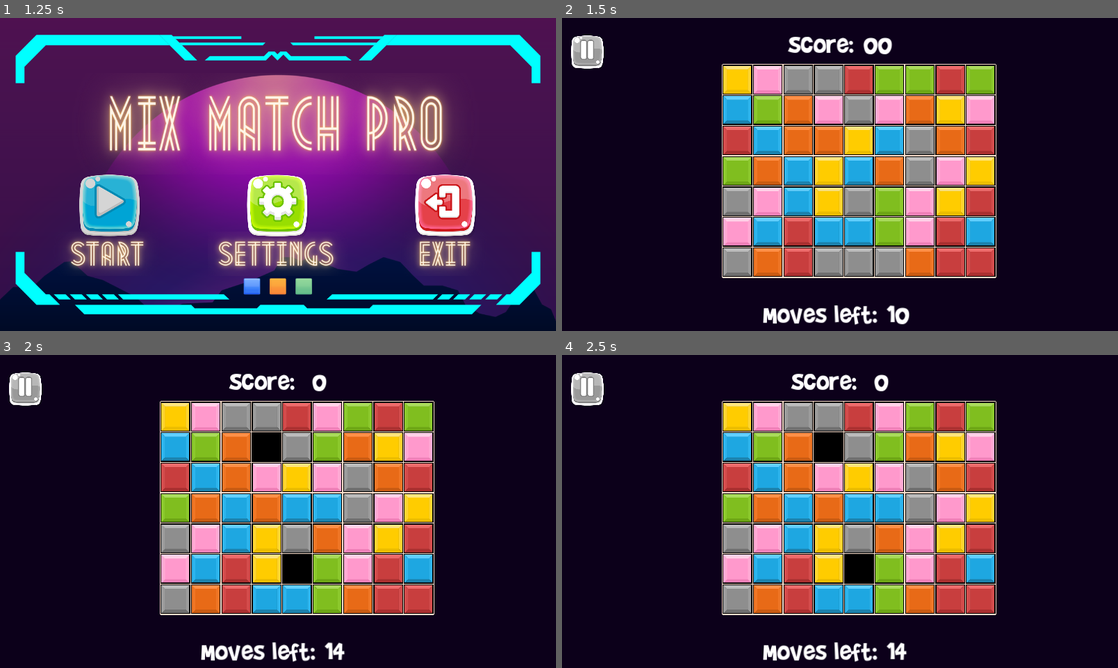
Above: before the commit, frames 1-4 (two rows, left to right).
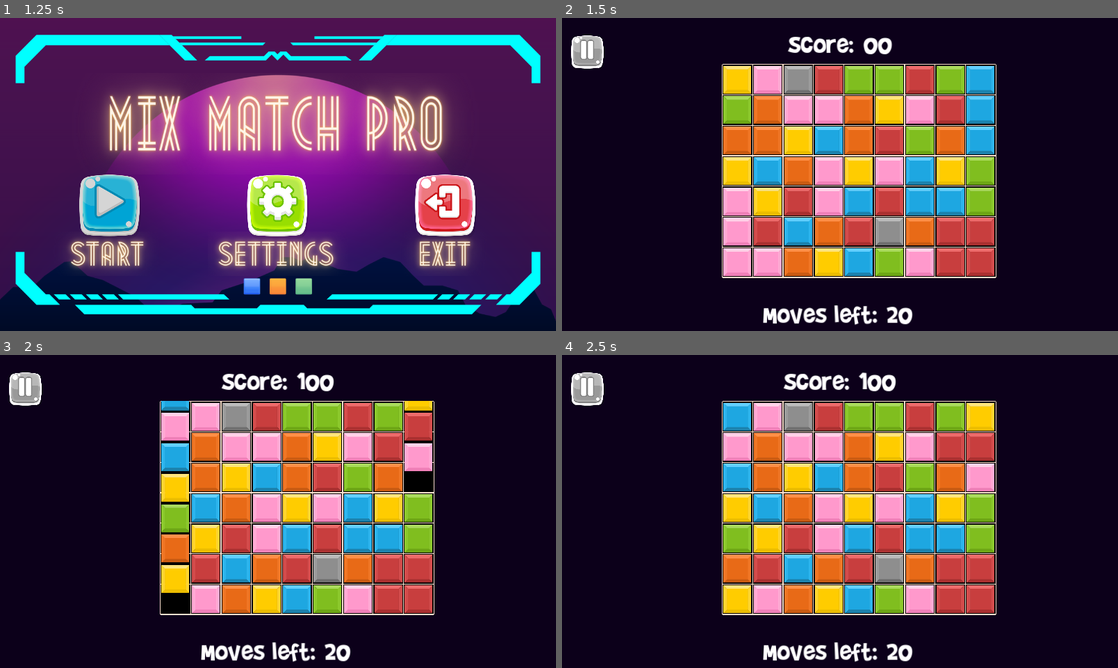
Above: after the commit, the same moments.

Repository: bonsaipropaganda/match-3-with-a-twist
Game: Godot game, scene res://Content/main.tscn
The game is run twice, just before and just after one commit, with the same random seed, the same clock (stepped at 60 frames per second) and the same inputs. The engine's default icon, where the game draws it, is replaced by a stand-in: a white triangle on a blue panel in a dark square.
Inputs (mouse positions are in pixels of both pictures, inside the frame that each line leads up to):
- Up to frame 1 (1.25 s): click (111, 205) at 0.5 s
- Up to frame 2 (1.5 s): click (673, 205) at 1.25 s
- Up to frame 3 (2 s): no input
- Up to frame 4 (2.5 s): move the mouse to (739, 417) at 2.02 s; press the mouse at (739, 417) at 2.03 s

Frame 1 is identical in both runs. In frame 2, 24% of the frame differs, in the area x 29-78%, y 15-98%; in frame 3, 25%; in frame 4, 25%, in the area x 29-78%, y 5-98%.

Commit message:
updated main point/move system
- grey tiles are less common
- only grey tiles give you more moves
- everything else gives you points

enjoy :)

Diff:
--- a/Content/Grid/grid.gd
+++ b/Content/Grid/grid.gd
@@ -36,11 +36,11 @@
 
 
 # Move count stuff
-var move_left: int = 10:
+@export var move_left: int = 10:
 	set(value):
 		move_left = value
 		move_left_changed.emit(value)
-		if value < 0: # if you hit LESS than zero then game over
+		if value <= 0: # if you hit LESS than zero then game over
 			# TODO: game over should be at the end of the grid update (when nothing moves anymore)
 			game_over.emit()
 
@@ -101,9 +101,9 @@
 
 	# Handle matches
 	var matches = []
+	var grey_matche_success = false # checks if a grey match happened
 	if is_board_settled():
 		matches = get_matches()
-
 		# Remove tiles from the board
 		for i in matches: # [tile_type, x, y]
 			var x = i[1]
@@ -112,11 +112,16 @@
 				grid[y][x].queue_free()
 				grid[y][x] = null
 
+			# get the grey tile type # 6
+			if i[0] == 6: # tile type grey
+				grey_matche_success = true
+
 		# Reward the player for matches
 		if matches != []:
 			prevoius_swaps = []
 
-		add_moves(matches.size())
+
+		add_moves(grey_matche_success)
 		add_score(matches.size())
 		play_sfx(matches.size())
 
@@ -343,20 +348,21 @@
 
 
 # basically add more moves depending on the match size
-func add_moves(tiles_matched):
-	if tiles_matched >= 6:
-		move_left += 4
+func add_moves(grey_match_success):
+	if grey_match_success == true:
+		move_left += 2
+		grey_match_success = false
 
 
 func add_score(tiles_matched):
 	if tiles_matched == 3:
+		score += 25
+	elif tiles_matched == 4:
 		score += 40
-	elif tiles_matched == 4:
-		score += 60
 	elif tiles_matched == 5:
 		score += 80
 	elif tiles_matched >= 6:
-		score += 0
+		score += 100
 
 func play_sfx(tiles_matched):
 	if tiles_matched >= 3:
--- a/Content/Tile/tile.gd
+++ b/Content/Tile/tile.gd
@@ -70,6 +70,8 @@
 
 
 	tile_type = randi() % TileType.size() as TileType
+	if tile_type == 6: # decreases chances of getting grey tile type
+		tile_type = randi() % TileType.size() as TileType
 	sprite2D = $Sprite2D
 	sprite2D.texture = tile_images[tile_type]
 
--- a/Content/game_scene.tscn
+++ b/Content/game_scene.tscn
@@ -11,6 +11,7 @@
 position = Vector2(369, 107)
 grid_width = 9
 grid_height = 7
+move_left = 20
 
 [node name="CanvasLayer" type="CanvasLayer" parent="."]
 
Not shown: 1 places in Content/main.tscn that only renumber resources
